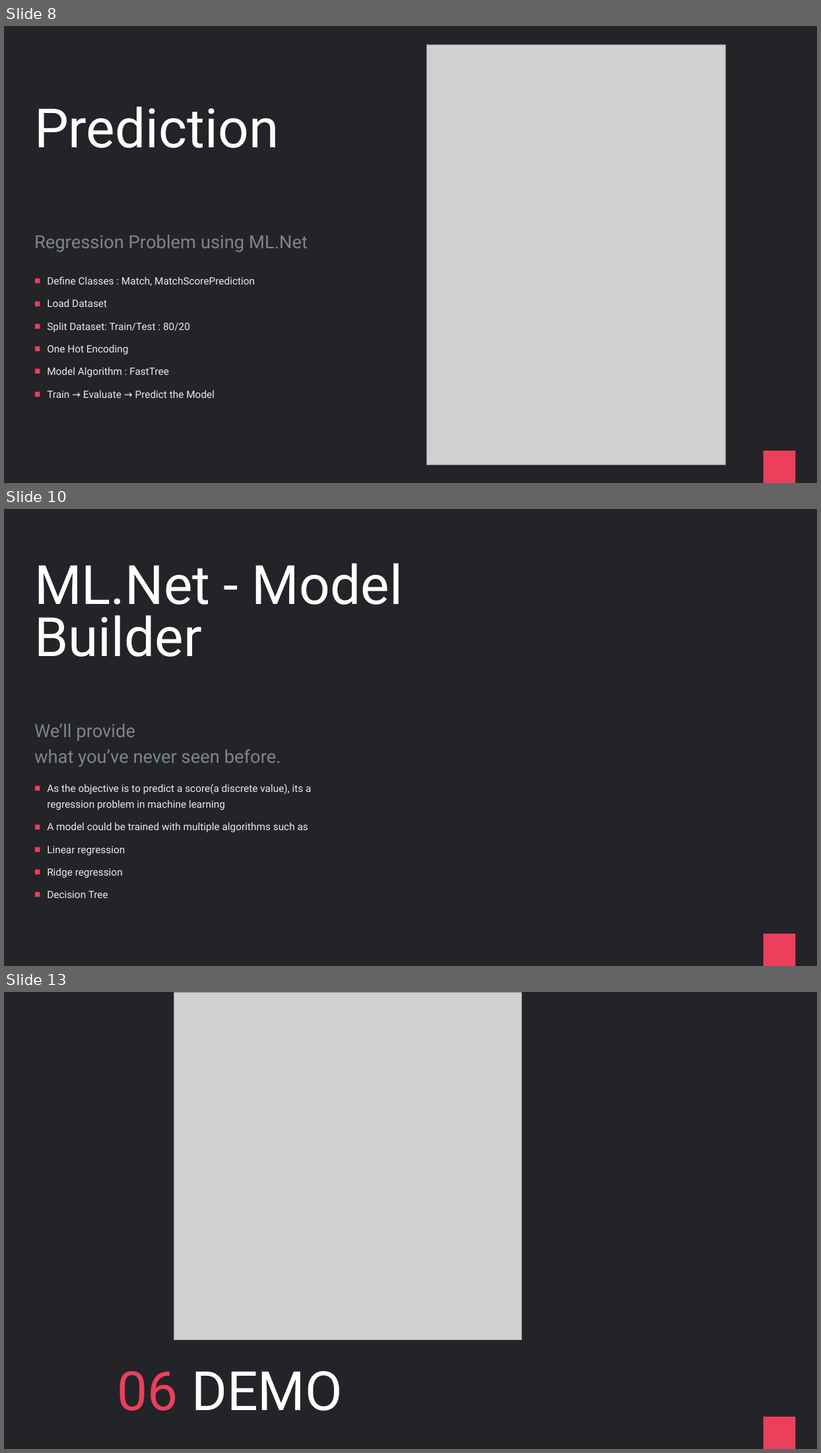
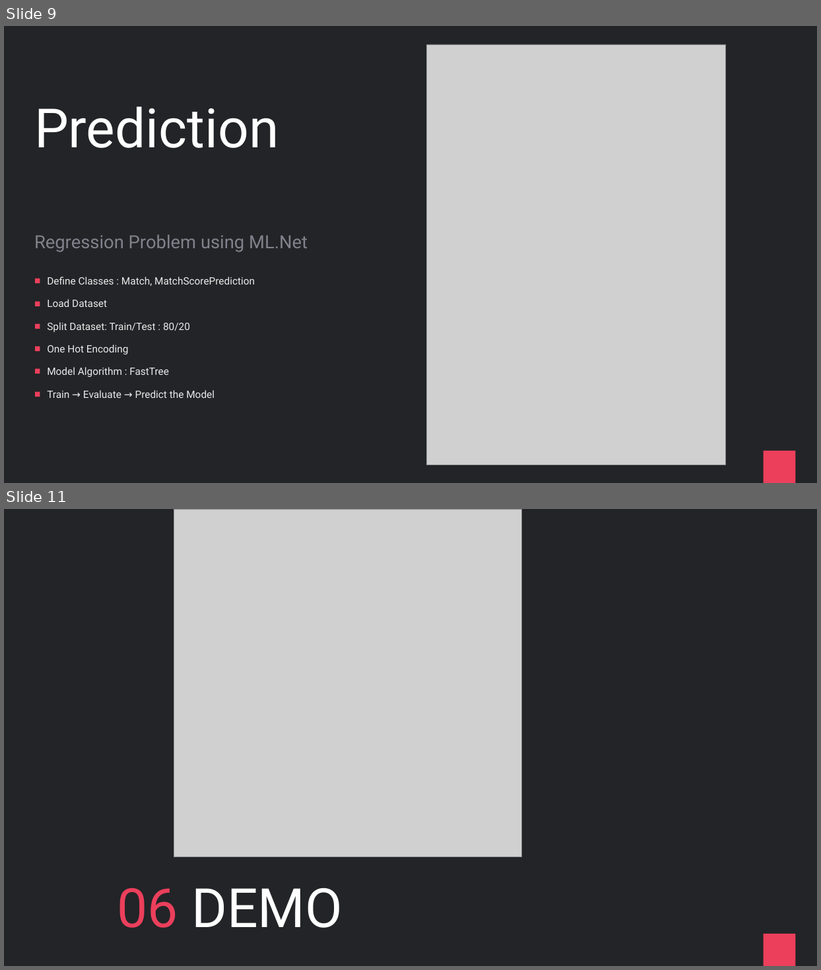
Before and after one commit to praveenraghuvanshi/tech-sessions, a slide deck: 16062021-Global-AI-Community-2021/cricket-analytics.pptx. Shown one above the other, each under a label of ours: slides 8, 10 and 13 before the commit, slides 9 and 11 after it; the slides between them are not shown. The pictures are 821x1453 and 821x970 pixels, drawn with LibreOffice and Linux fonts; fonts in the diff are those of the drawing; grey boxes stand for pictures. Boxes give left, top, right and bottom in pixels: in the first picture for what was removed or moved away, otherwise in the second. Text is boxed around its words. In the diff, an @@ line names an element or a change of style, - is before the commit and + after.

```diff
--- a/16062021-Global-AI-Community-2021/cricket-analytics.pptx
+++ b/16062021-Global-AI-Community-2021/cricket-analytics.pptx
@@ slide 10 removed at box(4, 509, 817, 966), background #222427; not listed: 1 template element that a slide beside it also shows @@
@@ title removed at box(34, 563, 403, 657) @@
-ML.Net - Model Builder
@@ text removed at box(34, 723, 281, 767) @@
-We’ll provide
-what you’ve never seen before.
@@ text removed at box(47, 784, 311, 898) @@
-■ As the objective is to predict a score(a discrete value), its a regression problem in machine learning
-■ A model could be trained with multiple algorithms such as
-■ Linear regression
-■ Ridge regression
-■ Decision Tree
@@ what was slide 8 is now slide 9 @@
@@ what was slide 13 is now slide 11 @@
```
Also in this commit, not shown: 4 slides changed, 1 slide added, 67 other slides removed, 3 other files.
